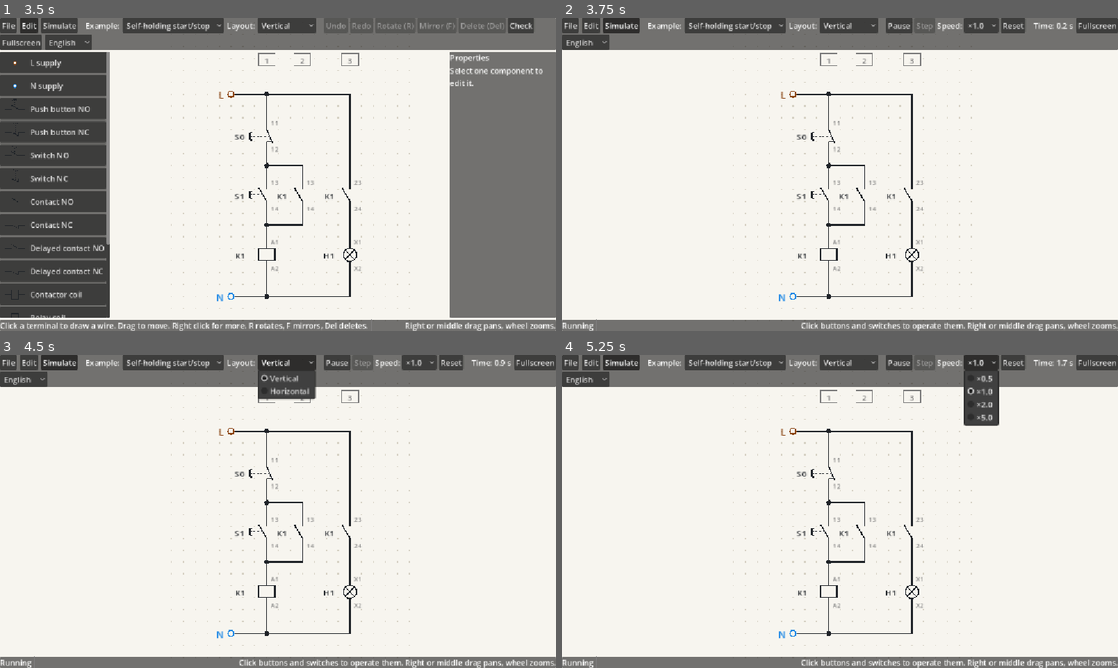
Above: before the commit, frames 1-4 (two rows, left to right).
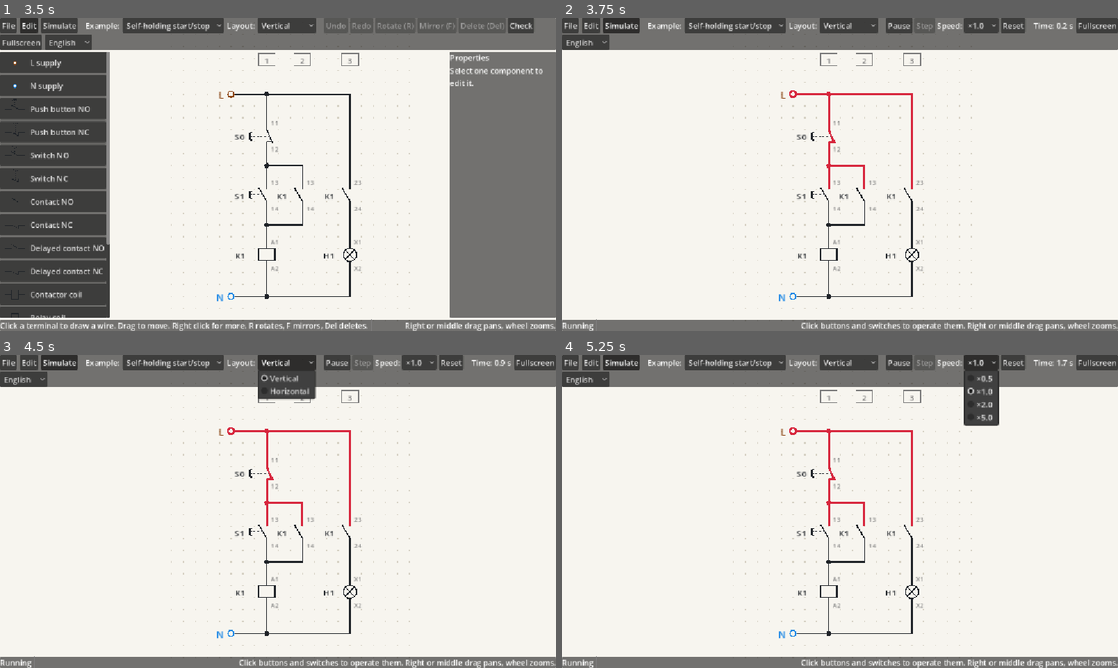
Above: after the commit, the same moments.

Repository: JarasonPC/ladder-lab
Game: Godot game, scene res://main.tscn
Same seed, same stepped clock (60 frames per second), same inputs: the game is played once before the commit and once after it.
Inputs:
- Up to frame 1 (3.5 s): click "Self-holding start/stop" at 0.5 s; click "Self-holding start/stop" at 1.25 s; click "File" at 2 s; click "Edit" at 2.75 s
- Up to frame 2 (3.75 s): click "Simulate" at 3.5 s
- Up to frame 3 (4.5 s): click "Vertical" at 4.25 s
- Up to frame 4 (5.25 s): click "×1.0" at 5 s

Frame 1 is identical in both runs. In frame 2, 0.5% of the frame differs, in the area x 40-64%, y 23-55%; in frame 3, 0.5%; in frame 4, 0.5%.

Commit message:
Highlight voltage reach instead of current flow
Wires and terminals joined to an L supply through closed contacts are
drawn live, including dead-end branches; loads do not pass the voltage
on. Each symbol colours the lead of each terminal separately, so an open
contact is live up to the point where it breaks. The short-circuit path
still blinks on top.

Co-Authored-By: Claude Opus 5.5 <noreply@anthropic.com>
Claude-Session: https://claude.ai/code/session_0195W1p1hzfqGfpWqfXK2WuV

Diff:
--- a/sim/simulator.gd
+++ b/sim/simulator.gd
@@ -159,6 +159,7 @@
 	if _short:
 		result.short_circuit_path = _find_short_path()
 	_find_current_paths(result)
+	_find_live_parts(result)
 	return result
 
 
@@ -278,6 +279,28 @@
 				prev_switch[other] = edges[e]
 				queue.append(other)
 	return PackedStringArray()
+
+
+## Fills [member StepResult.live_terminals] and [member StepResult.live_wires]:
+## everything joined to an L supply by wires and closed switching elements,
+## whether or not current flows there. Loads do not pass the voltage on.
+func _find_live_parts(result: StepResult) -> void:
+	var uf: UnionFind = UnionFind.new(_net_count)
+	for i: int in _switches.size():
+		if _switches[i].is_closed():
+			uf.union(_switch_nets[2 * i], _switch_nets[2 * i + 1])
+	var l_roots: Dictionary[int, bool] = {}
+	for supply: PowerSupply in _l_supplies:
+		l_roots[uf.find(_net_of_key[supply.designation])] = true
+	if l_roots.is_empty():
+		return
+	for key: String in _net_of_key:
+		if l_roots.has(uf.find(_net_of_key[key])):
+			result.live_terminals.append(key)
+	var wires: Array[PackedStringArray] = circuit.get_wires()
+	for i: int in wires.size():
+		if l_roots.has(uf.find(_net_of_key[wires[i][0]])):
+			result.live_wires.append(i)
 
 
 ## Fills [member StepResult.current_wires] and [member StepResult.current_components].
--- a/sim/step_result.gd
+++ b/sim/step_result.gd
@@ -15,6 +15,11 @@
 ## e.g. ["L", "S1:13-14", "K1:13-14", "N"].
 var short_circuit_path: PackedStringArray = PackedStringArray()
 
+## Terminal keys at L potential: joined to an L supply by wires and closed
+## switching elements (voltage reach), whether or not current flows.
+var live_terminals: PackedStringArray = PackedStringArray()
+## Indices into [method Circuit.get_wires] of the wires at L potential.
+var live_wires: PackedInt32Array = PackedInt32Array()
 ## Indices into [method Circuit.get_wires] of the wires that carry current.
 ## During a short these are the wires carrying the fault current.
 var current_wires: PackedInt32Array = PackedInt32Array()
--- /dev/null
+++ b/test/unit/test_voltage_reach.gd
@@ -0,0 +1,50 @@
+extends GutTest
+## Which terminals and wires are at L potential.
+
+const NO := SwitchingElement.ContactType.NO
+const NC := SwitchingElement.ContactType.NC
+
+var doc: SchematicDocument
+var sim: Simulator
+
+
+func before_each() -> void:
+	doc = ExampleCircuits.self_holding()
+	sim = Simulator.new(doc.circuit)
+
+
+func _wire(a: String, b: String) -> int:
+	var wires: Array[PackedStringArray] = doc.circuit.get_wires()
+	for i: int in wires.size():
+		if wires[i][0] == a and wires[i][1] == b:
+			return i
+	return -1
+
+
+func test_voltage_reaches_up_to_open_contacts_at_rest() -> void:
+	var r: StepResult = sim.step()
+	for key: String in ["L", "S0:11", "S0:12", "S1:13", "K1:13", "K1:23"]:
+		assert_has(r.live_terminals, key)
+	for key: String in ["S1:14", "K1:14", "K1:A1", "K1:A2", "K1:24", "H1:X1", "N"]:
+		assert_does_not_have(r.live_terminals, key)
+	assert_has(r.live_wires, _wire("S0:12", "S1:13"), "dead-end wire is live although no current flows")
+	assert_does_not_have(r.live_wires, _wire("S1:14", "K1:A1"))
+	assert_eq(r.current_wires, PackedInt32Array(), "no current at rest")
+
+
+func test_loads_do_not_pass_voltage_on() -> void:
+	(doc.circuit.get_component("S1") as PushButton).press()
+	var r: StepResult = sim.step()
+	assert_has(r.live_terminals, "K1:A1")
+	assert_does_not_have(r.live_terminals, "K1:A2")
+	assert_does_not_have(r.live_wires, _wire("K1:A2", "N"))
+	assert_has(r.live_terminals, "H1:X1")
+	assert_does_not_have(r.live_terminals, "H1:X2")
+
+
+func test_stop_cuts_voltage_reach() -> void:
+	(doc.circuit.get_component("S0") as PushButton).press()
+	var r: StepResult = sim.step()
+	assert_has(r.live_terminals, "S0:11")
+	assert_does_not_have(r.live_terminals, "S0:12")
+	assert_does_not_have(r.live_wires, _wire("S0:12", "S1:13"))
--- a/ui/schematic_theme.gd
+++ b/ui/schematic_theme.gd
@@ -5,7 +5,8 @@
 const BACKGROUND := Color("f7f5ef")
 const GRID_DOT := Color("d6d1c4")
 const LINE := Color("1f2328")
-const CURRENT := Color("d7263d")
+## Parts at L potential (voltage reach).
+const LIVE := Color("d7263d")
 const FAULT := Color("ff7a00")
 const WARNING := Color("e8871e")
 const HOVER := Color(0.18, 0.5, 0.98, 0.14)
@@ -19,6 +20,6 @@
 const N_COLOR := Color("1e88e5")
 
 const LINE_WIDTH: float = 2.0
-const CURRENT_WIDTH: float = 3.5
+const LIVE_WIDTH: float = 3.5
 const LABEL_SIZE: int = 14
 const TERMINAL_SIZE: int = 10
--- a/ui/schematic_view.gd
+++ b/ui/schematic_view.gd
@@ -92,18 +92,24 @@
 
 func _update_visuals() -> void:
 	var blink_on: bool = _blink_time < BLINK_PERIOD * 0.5
-	var current: Dictionary[String, bool] = {}
-	for id: String in last_result.current_components:
-		current[id] = true
-	_wire_layer.current_wires.clear()
-	for w: int in last_result.current_wires:
-		_wire_layer.current_wires[w] = true
-	_wire_layer.fault = last_result.short_circuit
+	var live_keys: Dictionary[String, bool] = {}
+	for key: String in last_result.live_terminals:
+		live_keys[key] = true
+	_wire_layer.live_wires.clear()
+	for w: int in last_result.live_wires:
+		_wire_layer.live_wires[w] = true
+	_wire_layer.fault_wires.clear()
+	if last_result.short_circuit:
+		for w: int in last_result.current_wires:
+			_wire_layer.fault_wires[w] = true
 	_wire_layer.blink_on = blink_on
 	_wire_layer.queue_redraw()
 	for id: String in _symbols:
 		var symbol: SchematicSymbol = _symbols[id]
-		symbol.carries_current = current.has(id)
+		var keys: PackedStringArray = symbol.component.get_terminal_keys()
+		symbol.live.resize(keys.size())
+		for k: int in keys.size():
+			symbol.live[k] = 1 if live_keys.has(keys[k]) else 0
 		symbol.warning = blink_on and last_result.oscillating_tags.has(symbol.component.designation) and not (symbol.component is PowerSupply)
 		symbol.queue_redraw()
 
--- a/ui/symbols/coil_symbol.gd
+++ b/ui/symbols/coil_symbol.gd
@@ -9,8 +9,8 @@
 
 func _draw_shape(color: Color, width: float) -> void:
 	var coil: Coil = component as Coil
-	draw_line(Vector2(0, 0), Vector2(0, BOX.position.y), color, width)
-	draw_line(Vector2(0, BOX.end.y), Vector2(0, 3 * G), color, width)
+	draw_line(Vector2(0, 0), Vector2(0, BOX.position.y), lead_color(0), lead_width(0))
+	draw_line(Vector2(0, BOX.end.y), Vector2(0, 3 * G), lead_color(1), lead_width(1))
 	if coil.energized:
 		draw_rect(BOX, SchematicTheme.COIL_ON)
 	draw_rect(BOX, color, false, width)
--- a/ui/symbols/contact_symbol.gd
+++ b/ui/symbols/contact_symbol.gd
@@ -23,7 +23,7 @@
 	return Vector2(-1.9 * G if has_mark else -1.3 * G, 1.5 * G)
 
 
-func _draw_shape(color: Color, width: float) -> void:
+func _draw_shape(color: Color, _width: float) -> void:
 	var element: SwitchingElement = component as SwitchingElement
 	var is_nc: bool = element.contact_type == SwitchingElement.ContactType.NC
 	var closed: bool = element.is_closed()
@@ -31,17 +31,26 @@
 	# the pivot at the top and the hook at the bottom, so it opens downward.
 	var flip: Callable = func(v: Vector2) -> Vector2:
 		return Vector2(v.x, 3 * G - v.y) if is_nc else v
+	# Terminal 0 is at the top: the fixed side of an NO contact, the pivot of an NC.
+	var fixed_terminal: int = 1 if is_nc else 0
+	var pivot_terminal: int = 1 - fixed_terminal
+	var fixed_color: Color = lead_color(fixed_terminal)
+	var fixed_width: float = lead_width(fixed_terminal)
+	var pivot_color: Color = lead_color(pivot_terminal)
+	var pivot_width: float = lead_width(pivot_terminal)
 	var pivot: Vector2 = flip.call(PIVOT)
-	draw_line(flip.call(Vector2(0, 0)), flip.call(FIXED_END), color, width)
-	draw_line(flip.call(Vector2(0, 3 * G)), pivot, color, width)
+	draw_line(flip.call(Vector2(0, 0)), flip.call(FIXED_END), fixed_color, fixed_width)
+	draw_line(flip.call(Vector2(0, 3 * G)), pivot, pivot_color, pivot_width)
 	if is_nc:
-		draw_line(flip.call(FIXED_END), flip.call(HOOK_END), color, width)
+		draw_line(flip.call(FIXED_END), flip.call(HOOK_END), fixed_color, fixed_width)
 	var tip: Vector2 = OPEN_TIP
 	if closed:
 		tip = NC_CLOSED_TIP if is_nc else NO_CLOSED_TIP
 	tip = flip.call(tip)
-	draw_line(pivot, tip, color, width)
+	draw_line(pivot, tip, pivot_color, pivot_width)
 	var middle: Vector2 = pivot.lerp(tip, 0.5)
+	# The actuator is insulated from the contact: never live.
+	color = SchematicTheme.WARNING if warning else SchematicTheme.LINE
 
 	if component is PushButton:
 		_draw_push_actuator(middle, (component as PushButton).pressed, color)
--- a/ui/symbols/lamp_symbol.gd
+++ b/ui/symbols/lamp_symbol.gd
@@ -8,8 +8,8 @@
 
 func _draw_shape(color: Color, width: float) -> void:
 	var lit: bool = (component as Load).energized
-	draw_line(Vector2(0, 0), Vector2(0, CENTER.y - RADIUS), color, width)
-	draw_line(Vector2(0, CENTER.y + RADIUS), Vector2(0, 3 * G), color, width)
+	draw_line(Vector2(0, 0), Vector2(0, CENTER.y - RADIUS), lead_color(0), lead_width(0))
+	draw_line(Vector2(0, CENTER.y + RADIUS), Vector2(0, 3 * G), lead_color(1), lead_width(1))
 	if lit:
 		draw_circle(CENTER, RADIUS + 7.0, SchematicTheme.LAMP_GLOW)
 		draw_circle(CENTER, RADIUS, SchematicTheme.LAMP_ON)
--- a/ui/symbols/motor_symbol.gd
+++ b/ui/symbols/motor_symbol.gd
@@ -14,8 +14,8 @@
 
 
 func _draw_shape(color: Color, width: float) -> void:
-	draw_line(Vector2(0, 0), Vector2(0, CENTER.y - RADIUS), color, width)
-	draw_line(Vector2(0, CENTER.y + RADIUS), Vector2(0, 3 * G), color, width)
+	draw_line(Vector2(0, 0), Vector2(0, CENTER.y - RADIUS), lead_color(0), lead_width(0))
+	draw_line(Vector2(0, CENTER.y + RADIUS), Vector2(0, 3 * G), lead_color(1), lead_width(1))
 	draw_arc(CENTER, RADIUS, 0.0, TAU, 32, color, width)
 	if (component as Load).energized:
 		draw_arc(CENTER, RADIUS + 5.0, _angle, _angle + PI * 0.6, 10, color, 2.0)
--- a/ui/symbols/schematic_symbol.gd
+++ b/ui/symbols/schematic_symbol.gd
@@ -9,8 +9,9 @@
 
 var component: CircuitComponent
 var placement: Placement
-## Set by the view from the last [StepResult].
-var carries_current: bool = false
+## Per terminal (in [method CircuitComponent.get_terminal_names] order): 1 when
+## the terminal is at L potential. Set by the view from the last [StepResult].
+var live: PackedByteArray = PackedByteArray()
 ## Blinking warning (oscillation), already gated by the blink phase.
 var warning: bool = false
 var hovered: bool = false
@@ -45,14 +46,34 @@
 		_draw_labels()
 
 
+func is_live(terminal_index: int) -> bool:
+	return terminal_index < live.size() and live[terminal_index] == 1
+
+
+func any_live() -> bool:
+	return live.has(1)
+
+
+## Colour of the symbol body: live when voltage reaches any terminal.
 func stroke_color() -> Color:
 	if warning:
 		return SchematicTheme.WARNING
-	return SchematicTheme.CURRENT if carries_current else SchematicTheme.LINE
+	return SchematicTheme.LIVE if any_live() else SchematicTheme.LINE
 
 
 func stroke_width() -> float:
-	return SchematicTheme.CURRENT_WIDTH if carries_current or warning else SchematicTheme.LINE_WIDTH
+	return SchematicTheme.LIVE_WIDTH if any_live() or warning else SchematicTheme.LINE_WIDTH
+
+
+## Colour of the lead and contact parts on the side of one terminal.
+func lead_color(terminal_index: int) -> Color:
+	if warning:
+		return SchematicTheme.WARNING
+	return SchematicTheme.LIVE if is_live(terminal_index) else SchematicTheme.LINE
+
+
+func lead_width(terminal_index: int) -> float:
+	return SchematicTheme.LIVE_WIDTH if is_live(terminal_index) or warning else SchematicTheme.LINE_WIDTH
 
 
 ## Draws the symbol in local coordinates. Override.
--- a/ui/symbols/supply_symbol.gd
+++ b/ui/symbols/supply_symbol.gd
@@ -4,7 +4,7 @@
 
 
 func _draw_shape(color: Color, width: float) -> void:
-	var c: Color = color if carries_current else _conductor_color()
+	var c: Color = color if any_live() else _conductor_color()
 	draw_circle(Vector2.ZERO, 5.0, SchematicTheme.BACKGROUND)
 	draw_arc(Vector2.ZERO, 5.0, 0.0, TAU, 20, c, width)
 
--- a/ui/wire_layer.gd
+++ b/ui/wire_layer.gd
@@ -1,14 +1,15 @@
 class_name WireLayer
 extends Node2D
 ## Draws the grid, all wires and junction dots of a [SchematicDocument].
-## Wires carrying current are drawn on top in the current colour; during a
-## short the fault-current path blinks.
+## Wires at L potential (voltage reach) are drawn on top in the live colour;
+## during a short the fault-current path blinks on top of that.
 
 const G: float = float(SymbolGeometry.GRID)
 
 var document: SchematicDocument
-var current_wires: Dictionary[int, bool] = {}
-var fault: bool = false
+var live_wires: Dictionary[int, bool] = {}
+## Wires carrying the short-circuit current (empty when there is no short).
+var fault_wires: Dictionary[int, bool] = {}
 var blink_on: bool = true
 
 var _junctions: Array[Vector2i] = []
@@ -34,16 +35,16 @@
 			draw_rect(Rect2(Vector2(x, y) * G - Vector2.ONE, Vector2(2, 2)), SchematicTheme.GRID_DOT)
 
 	for w: int in document.get_wire_count():
-		if not current_wires.has(w):
+		if not live_wires.has(w):
 			draw_polyline(_pixels(w), SchematicTheme.LINE, SchematicTheme.LINE_WIDTH)
 	for w: int in document.get_wire_count():
-		if current_wires.has(w):
-			var color: Color = SchematicTheme.CURRENT
-			if fault:
-				color = SchematicTheme.FAULT if blink_on else SchematicTheme.CURRENT
-			draw_polyline(_pixels(w), color, SchematicTheme.CURRENT_WIDTH)
+		if live_wires.has(w):
+			draw_polyline(_pixels(w), SchematicTheme.LIVE, SchematicTheme.LIVE_WIDTH)
+	if blink_on:
+		for w: int in fault_wires:
+			draw_polyline(_pixels(w), SchematicTheme.FAULT, SchematicTheme.LIVE_WIDTH)
 	for cell: Vector2i in _junctions:
-		draw_circle(Vector2(cell) * G, 4.0, SchematicTheme.LINE)
+		draw_circle(Vector2(cell) * G, 4.0, SchematicTheme.LIVE if _on_live_wire(cell) else SchematicTheme.LINE)
 	_draw_path_numbers()
 
 
@@ -71,6 +72,15 @@
 		draw_string(font, center + Vector2(-w * 0.5, font.get_ascent(size) * 0.5 - 1.0), text, HORIZONTAL_ALIGNMENT_LEFT, -1, size, SchematicTheme.TERMINAL_TEXT)
 
 
+func _on_live_wire(cell: Vector2i) -> bool:
+	for w: int in live_wires:
+		var points: Array[Vector2i] = document.wire_points(w)
+		for s: int in range(1, points.size()):
+			if SchematicDocument._on_segment(cell, points[s - 1], points[s]):
+				return true
+	return false
+
+
 func _pixels(wire_index: int) -> PackedVector2Array:
 	var points: PackedVector2Array = PackedVector2Array()
 	for p: Vector2i in document.wire_points(wire_index):
Not shown, added: test/unit/test_voltage_reach.gd.uid
